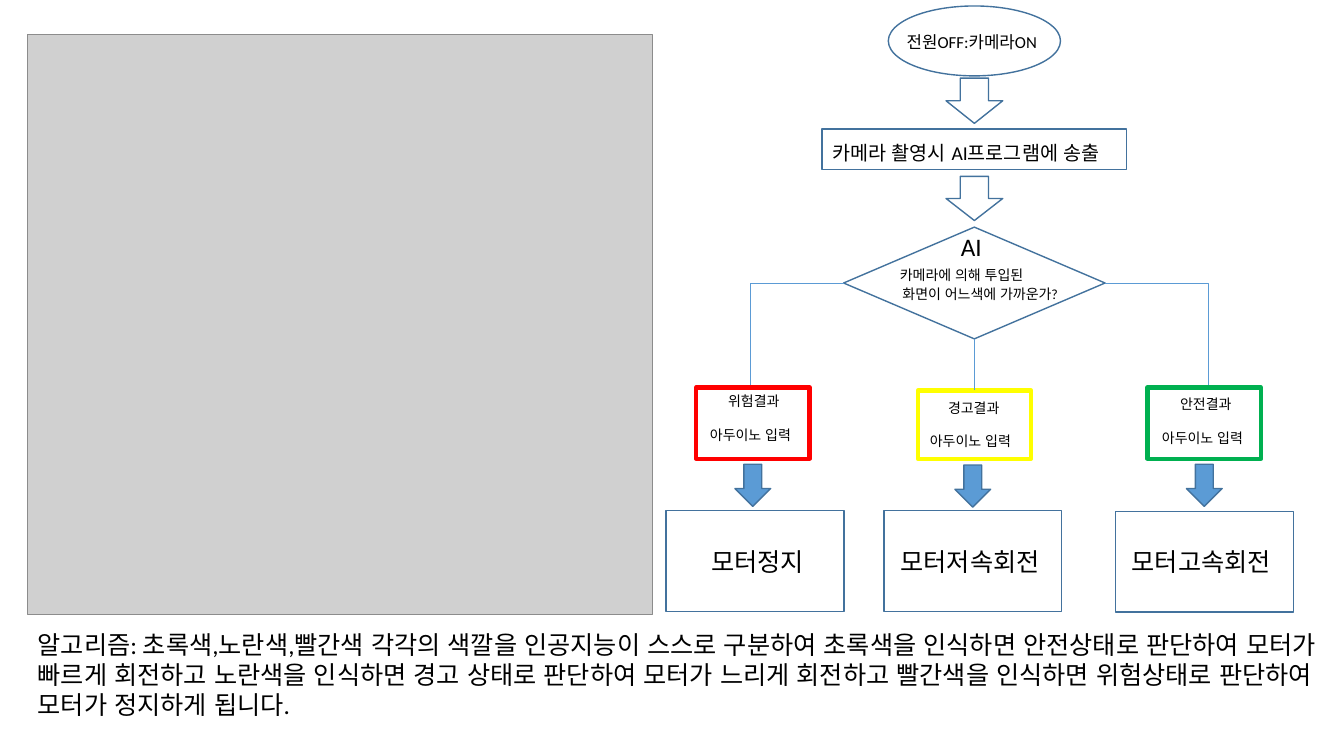
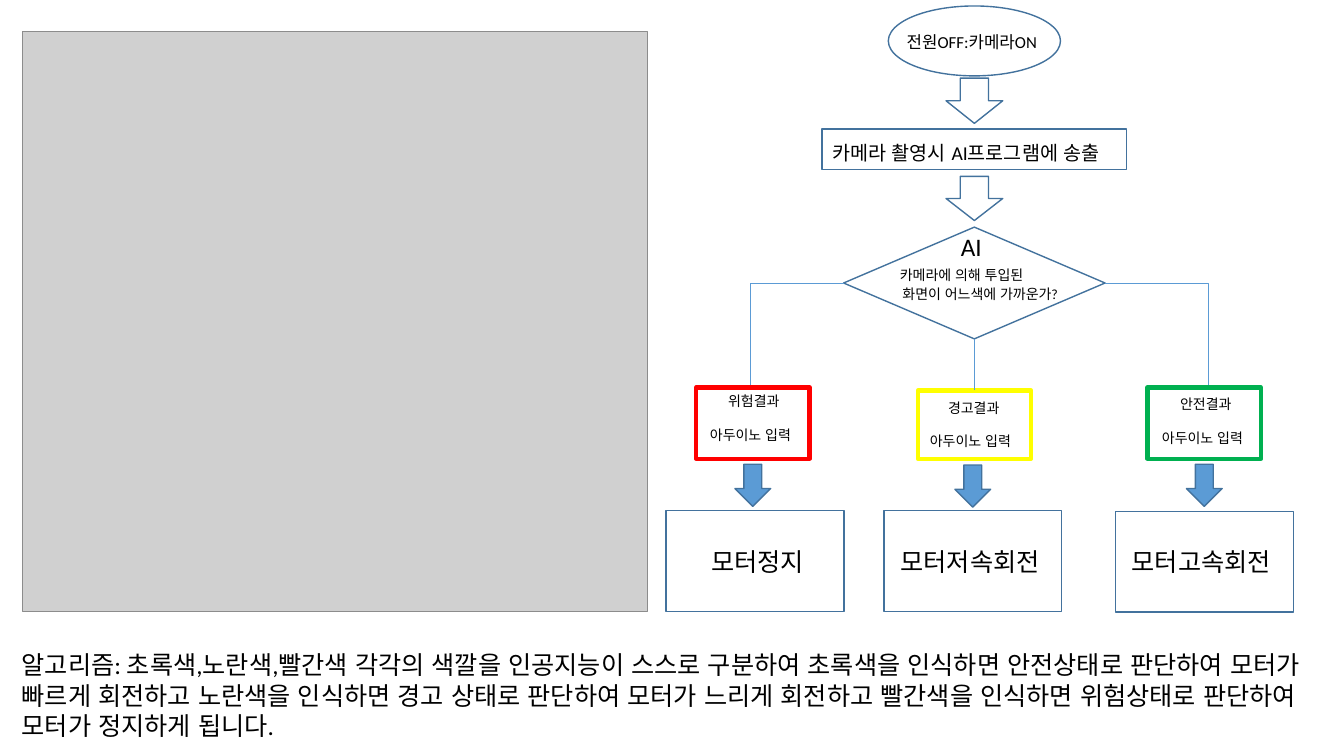
Before and after one commit to IDWoo/AI-Con-troll, a slide deck: slide 3 of AI제어실습.pptx. Drawn at 1344x756 pixels with LibreOffice and Linux fonts; fonts in the diff are those of the drawing; grey boxes stand for pictures. Boxes give left, top, right and bottom in pixels: in the first picture for what was removed or moved away, otherwise in the second. Text is boxed around its words. In the diff, an @@ line names an element or a change of style, - is before the commit and + after.

```diff
--- a/AI제어실습.pptx
+++ b/AI제어실습.pptx
@@ picture: place and size @@
-picture at bbox=[28, 35, 653, 615]
+picture at bbox=[22, 31, 647, 611]
@@ text "알고리즘: 초록색,노란색,빨간색 각각의 색깔을 인공지능이 ...": place and size @@
-text "알고리즘: 초록색,노란색,빨간색 각각의 색깔을 인공지능이 ..." at bbox=[38, 633, 1316, 716]
+text "알고리즘: 초록색,노란색,빨간색 각각의 색깔을 인공지능이 ..." at bbox=[22, 653, 1300, 737]
```
Also in this commit, not shown: 7 slides added.
